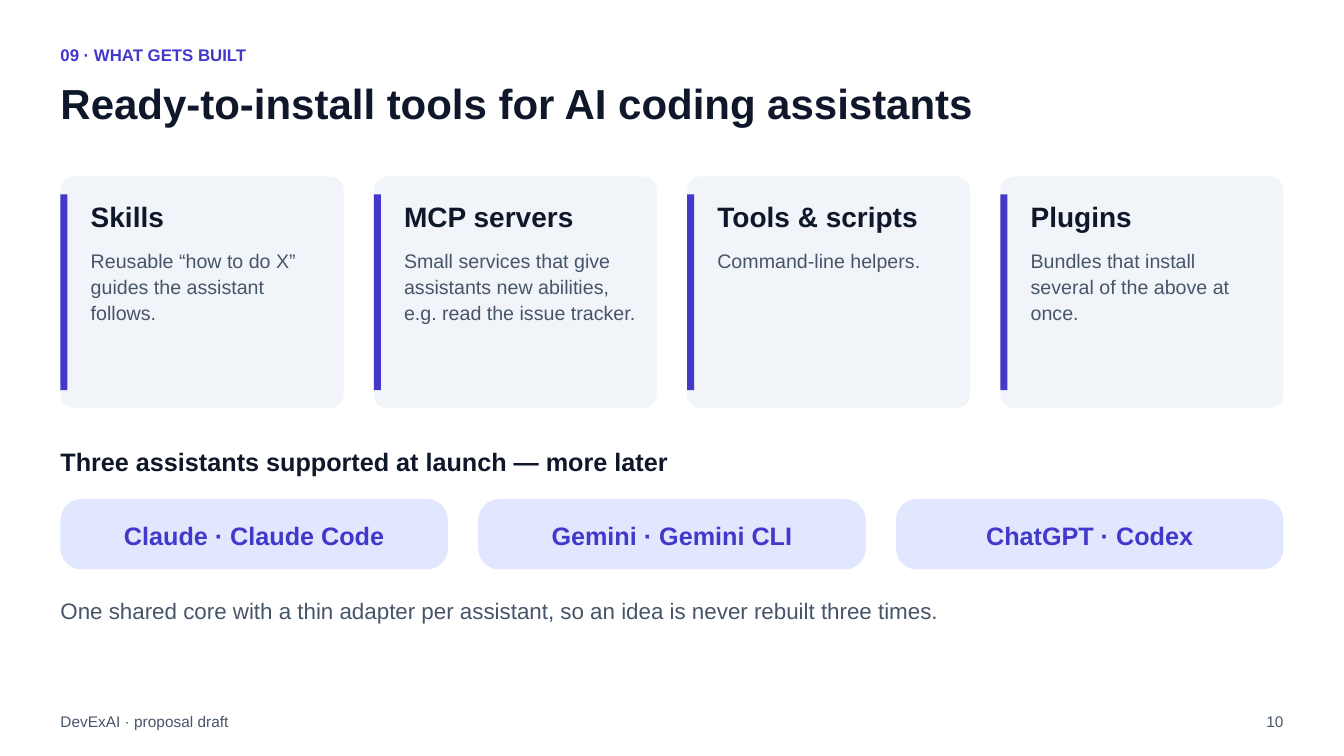
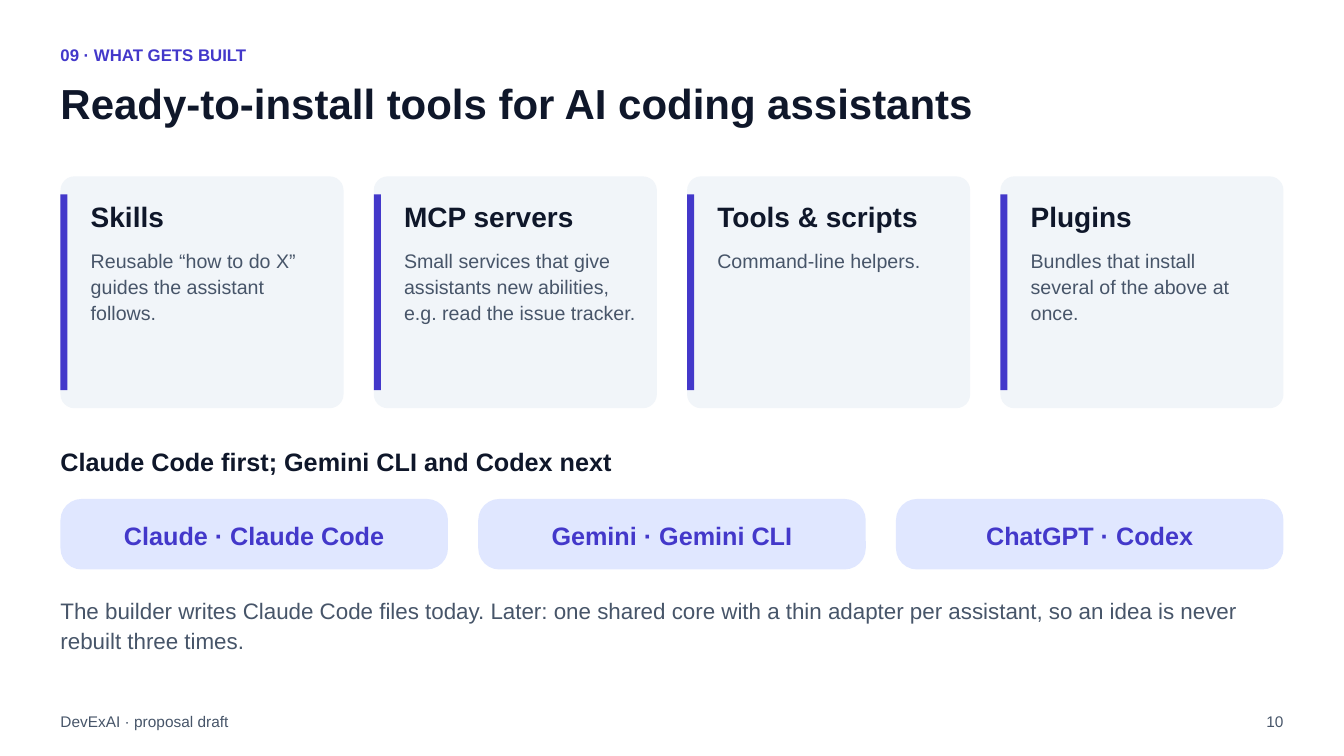
Before and after one commit to raghavsatyadev/DevExAI, a slide deck: slide 10 of DevExAI.pptx. Drawn at 1344x756 pixels with LibreOffice and Linux fonts; fonts in the diff are those of the drawing. Boxes give left, top, right and bottom in pixels: in the first picture for what was removed or moved away, otherwise in the second. Text is boxed around its words. In the diff, an @@ line names an element or a change of style, - is before the commit and + after.

```diff
--- a/DevExAI.pptx
+++ b/DevExAI.pptx
@@ text at bbox=[60, 452, 612, 475]: text changed @@
-Three assistants supported at launch — more later
+Claude Code first; Gemini CLI and Codex next
@@ text at bbox=[60, 602, 1236, 649]: text changed @@
-One shared core with a thin adapter per assistant, so an idea is never rebuilt three times.
+The builder writes Claude Code files today. Later: one shared core with a thin adapter per assistant, so an idea is never rebuilt three times.
```
Also in this commit, not shown: 13 other slides changed, 3 other files.
